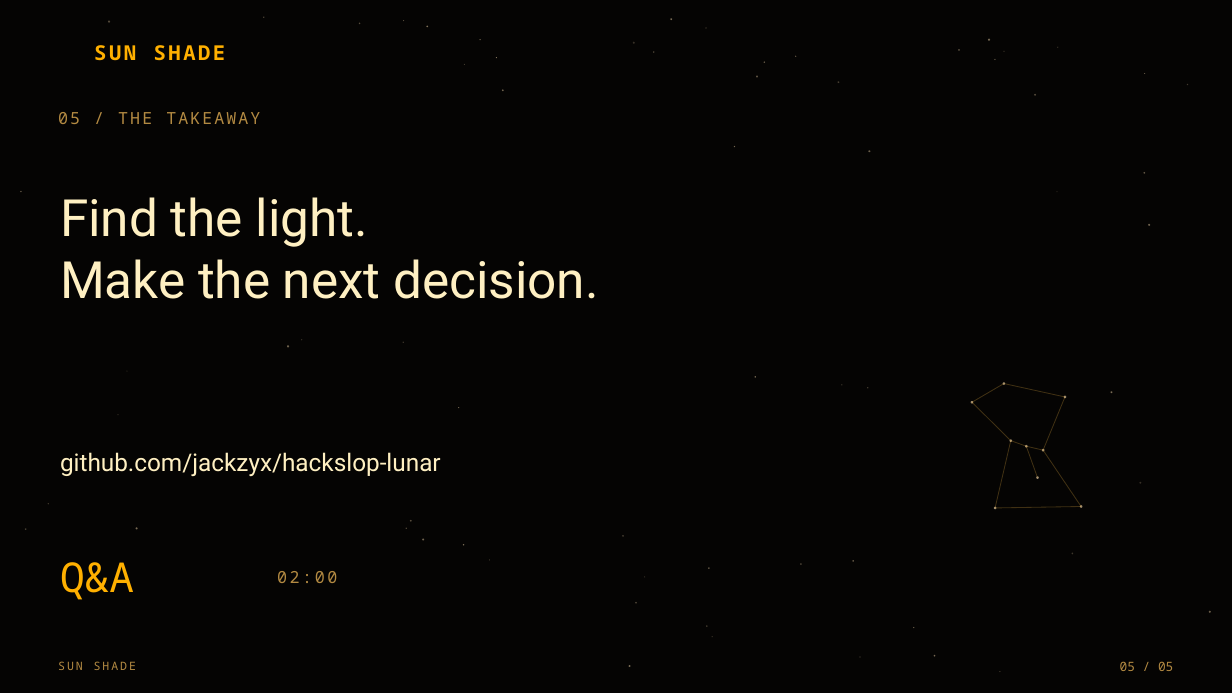
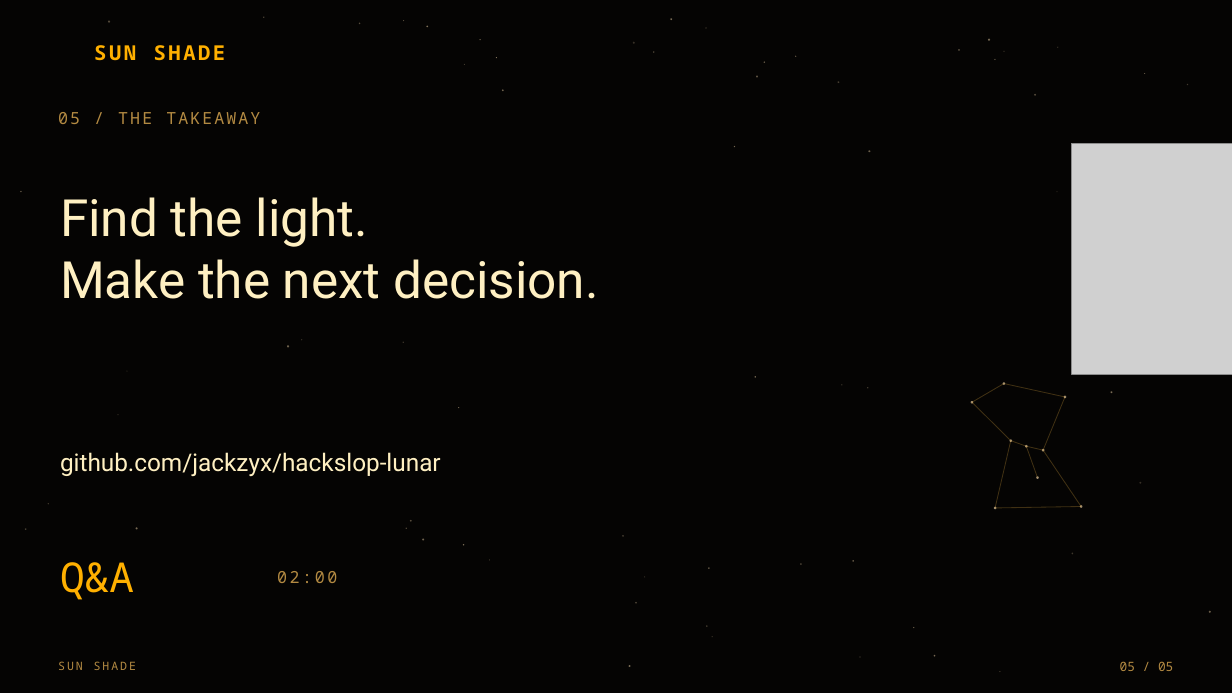
Before and after one commit to jackzyx/hackslop-lunar, a slide deck: slide 5 of docs/sun-shade-pitch-v3.pptx. Drawn at 1232x693 pixels with LibreOffice and Linux fonts; fonts in the diff are those of the drawing; grey boxes stand for pictures. Boxes give left, top, right and bottom in pixels: in the first picture for what was removed or moved away, otherwise in the second. Text is boxed around its words. In the diff, an @@ line names an element or a change of style, - is before the commit and + after.

```diff
--- a/docs/sun-shade-pitch-v3.pptx
+++ b/docs/sun-shade-pitch-v3.pptx
@@ picture added at [1072,143,1232,374] @@
@@ ellipse removed at [1144,172,1146,174] @@
@@ ellipse removed at [1149,224,1151,226] @@
```
Also in this commit, not shown: 4 other slides changed, 1 slide added, 2 other files.
